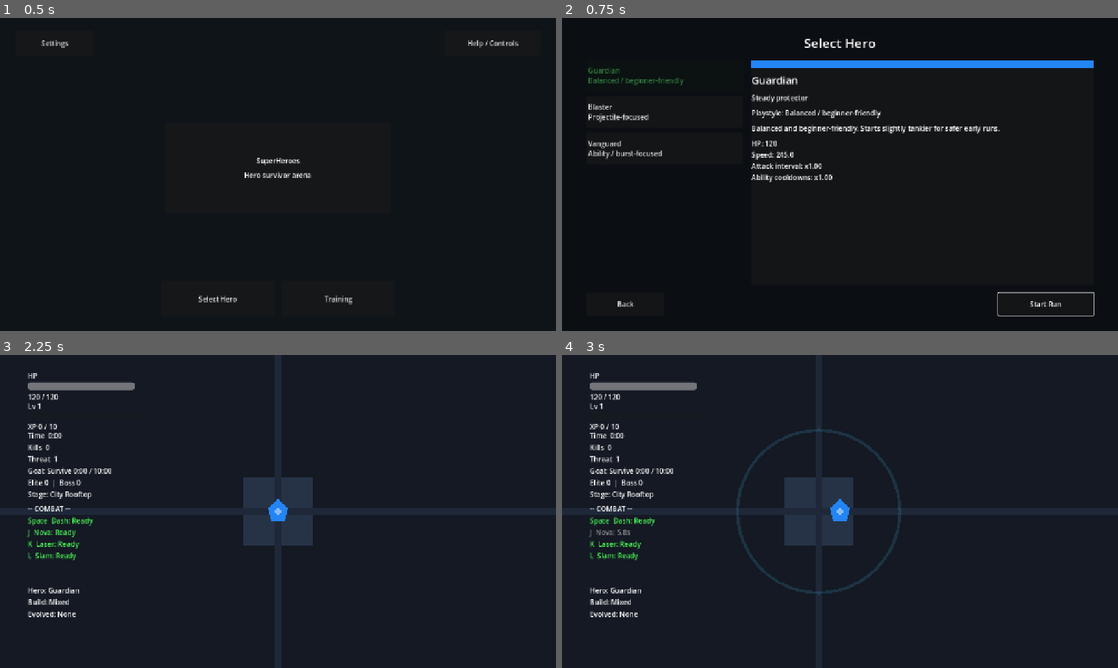
Above: before the commit, frames 1-4 (two rows, left to right).
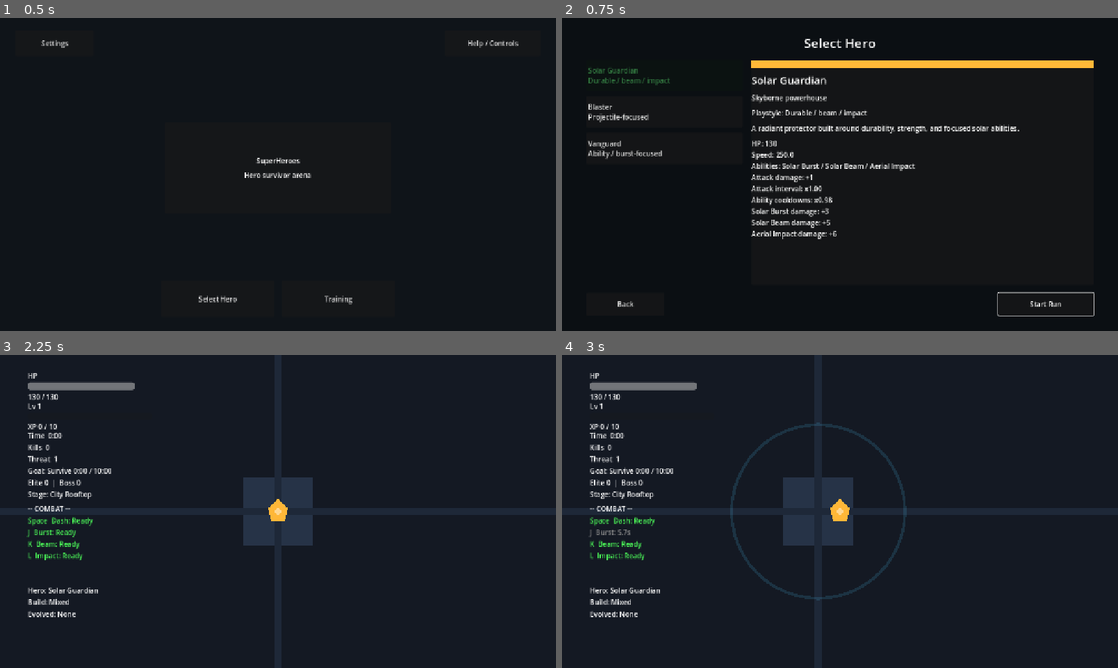
Above: after the commit, the same moments.

Repository: StanisRyz/SuperHeroes
Game: Godot game, scene res://scenes/main/Main.tscn
The game is run twice, just before and just after one commit, with the same random seed, the same clock (stepped at 60 frames per second) and the same inputs.
Inputs (mouse positions are in pixels of both pictures, inside the frame that each line leads up to):
- Up to frame 1 (0.5 s): no input
- Up to frame 2 (0.75 s): click "Select Hero" at 0.5 s
- Up to frame 3 (2.25 s): click "Start Run" at 1.25 s; click "Start Run" at 2 s
- Up to frame 4 (3 s): tap Enter at 2.75 s; move the mouse to (962, 495) at 2.77 s; hold D (move_right) from 2.78 s (still down); hold J (ability_1) from 2.78 s (still down); click (962, 495) at 2.92 s

Frame 1 is identical in both runs. In frame 2, 4.4% of the frame differs, in the area x 4-96%, y 13-71%; in frame 3, 0.6%; in frame 4, 2.4%.

Commit message:
Rework Guardian as solar powerhouse
Rework Guardian into an original solar/flying powerhouse archetype:
- Update Guardian identity, description, playstyle, and starting modifiers.
- Add Guardian-specific ability presentation for radiant burst, solar beam, and aerial impact fantasy.
- Preserve global ability input slots and existing cooldown/mobile HUD flow.
- Keep Blaster and Vanguard unchanged.
- Keep Per-Hero Training compatibility.
- Avoid all licensed DC/Marvel/Superman naming.
- Update README.md, Agents.md, and gameplay validation docs if present.

Diff:
--- a/scenes/abilities/AbilityManager.gd
+++ b/scenes/abilities/AbilityManager.gd
@@ -40,6 +40,7 @@
 
 var _cooldowns := {1: 0.0, 2: 0.0, 3: 0.0}
 var _last_emitted := {1: -1.0, 2: -1.0, 3: -1.0}
+var _ability_display_names: Dictionary = {}
 
 
 func setup(new_player: Node2D, new_enemy_container: Node) -> void:
@@ -49,6 +50,13 @@
 
 func setup_feedback_manager(fm: Node) -> void:
 	_feedback_manager = fm
+	_emit_cooldown_changed(1, true)
+	_emit_cooldown_changed(2, true)
+	_emit_cooldown_changed(3, true)
+
+
+func set_ability_display_names(names: Dictionary) -> void:
+	_ability_display_names = names.duplicate(true)
 	_emit_cooldown_changed(1, true)
 	_emit_cooldown_changed(2, true)
 	_emit_cooldown_changed(3, true)
@@ -87,7 +95,8 @@
 		1:
 			return {
 				"id": "nova_pulse",
-				"display_name": "Nova Pulse",
+				"display_name": _get_ability_display_name(1, "Nova Pulse"),
+				"short_name": _get_ability_short_name(1, "Nova"),
 				"input_action": "ability_1",
 				"cooldown_remaining": _cooldowns[1],
 				"cooldown_total": nova_cooldown
@@ -95,7 +104,8 @@
 		2:
 			return {
 				"id": "laser_beam",
-				"display_name": "Laser Beam",
+				"display_name": _get_ability_display_name(2, "Laser Beam"),
+				"short_name": _get_ability_short_name(2, "Beam"),
 				"input_action": "ability_2",
 				"cooldown_remaining": _cooldowns[2],
 				"cooldown_total": laser_cooldown
@@ -103,7 +113,8 @@
 		3:
 			return {
 				"id": "hero_slam",
-				"display_name": "Hero Slam",
+				"display_name": _get_ability_display_name(3, "Hero Slam"),
+				"short_name": _get_ability_short_name(3, "Slam"),
 				"input_action": "ability_3",
 				"cooldown_remaining": _cooldowns[3],
 				"cooldown_total": slam_cooldown
@@ -367,3 +378,13 @@
 		2: return laser_cooldown
 		3: return slam_cooldown
 	return 0.0
+
+
+func _get_ability_display_name(slot: int, fallback: String) -> String:
+	var data: Dictionary = _ability_display_names.get(slot, {})
+	return str(data.get("display_name", fallback))
+
+
+func _get_ability_short_name(slot: int, fallback: String) -> String:
+	var data: Dictionary = _ability_display_names.get(slot, {})
+	return str(data.get("short_name", data.get("display_name", fallback)))
--- a/scenes/heroes/HeroApplier.gd
+++ b/scenes/heroes/HeroApplier.gd
@@ -28,14 +28,19 @@
 			auto_attack.set("attack_interval", maxf(float(auto_attack.get("attack_interval")) * float(stats["attack_interval_multiplier"]), 0.05))
 
 	if ability_manager != null:
+		if hero.has("ability_names") and ability_manager.has_method("set_ability_display_names"):
+			ability_manager.set_ability_display_names(hero.get("ability_names", {}))
 		var cooldown_multiplier := float(stats.get("ability_cooldown_multiplier", 1.0))
 		if not is_equal_approx(cooldown_multiplier, 1.0):
 			_apply_cooldown_multiplier(ability_manager, "nova_cooldown", cooldown_multiplier)
 			_apply_cooldown_multiplier(ability_manager, "laser_cooldown", cooldown_multiplier)
 			_apply_cooldown_multiplier(ability_manager, "slam_cooldown", cooldown_multiplier)
 		_add_number(ability_manager, "nova_damage", stats.get("nova_damage_bonus", 0))
+		_add_number(ability_manager, "nova_radius", stats.get("nova_radius_bonus", 0.0))
 		_add_number(ability_manager, "laser_damage", stats.get("laser_damage_bonus", 0))
+		_add_number(ability_manager, "laser_width", stats.get("laser_width_bonus", 0.0))
 		_add_number(ability_manager, "slam_damage", stats.get("slam_damage_bonus", 0))
+		_add_number(ability_manager, "slam_radius", stats.get("slam_radius_bonus", 0.0))
 
 
 static func _apply_cooldown_multiplier(target: Node, property_name: String, multiplier: float) -> void:
@@ -45,6 +50,10 @@
 
 
 static func _add_number(target: Node, property_name: String, amount) -> void:
-	if int(amount) == 0 or target.get(property_name) == null:
+	if is_zero_approx(float(amount)) or target.get(property_name) == null:
 		return
-	target.set(property_name, int(target.get(property_name)) + int(amount))
+	var current = target.get(property_name)
+	if current is int:
+		target.set(property_name, int(current) + int(amount))
+	else:
+		target.set(property_name, float(current) + float(amount))
--- a/scenes/heroes/HeroDataProvider.gd
+++ b/scenes/heroes/HeroDataProvider.gd
@@ -5,21 +5,32 @@
 var _heroes: Array[Dictionary] = [
 	{
 		"id": "guardian",
-		"display_name": "Guardian",
-		"subtitle": "Steady protector",
-		"description": "Balanced and beginner-friendly. Starts slightly tankier for safer early runs.",
-		"playstyle": "Balanced / beginner-friendly",
+		"display_name": "Solar Guardian",
+		"subtitle": "Skyborne powerhouse",
+		"description": "A radiant protector built around durability, strength, and focused solar abilities.",
+		"playstyle": "Durable / beam / impact",
 		"unlocked_by_default": true,
 		"unlock_cost": 0,
 		"stats": {
-			"max_health": 120,
-			"speed": 245.0,
-			"attack_damage_bonus": 0,
+			"max_health": 130,
+			"speed": 250.0,
+			"attack_damage_bonus": 1,
 			"attack_interval_multiplier": 1.0,
-			"ability_cooldown_multiplier": 1.0,
+			"ability_cooldown_multiplier": 0.98,
+			"nova_damage_bonus": 3,
+			"nova_radius_bonus": 15.0,
+			"laser_damage_bonus": 5,
+			"laser_width_bonus": 10.0,
+			"slam_damage_bonus": 6,
+			"slam_radius_bonus": 10.0,
 		},
-		"starting_modifiers": {"bonus": "Slightly tankier."},
-		"color": Color(0.14, 0.52, 0.96, 1.0),
+		"ability_names": {
+			1: {"display_name": "Solar Burst", "short_name": "Burst"},
+			2: {"display_name": "Solar Beam", "short_name": "Beam"},
+			3: {"display_name": "Aerial Impact", "short_name": "Impact"},
+		},
+		"starting_modifiers": {"bonus": "Higher durability, focused beam power, and radiant impact abilities."},
+		"color": Color(1.0, 0.72, 0.22, 1.0),
 	},
 	{
 		"id": "blaster",
--- a/scenes/ui/CharacterSelect.gd
+++ b/scenes/ui/CharacterSelect.gd
@@ -225,6 +225,13 @@
 	var lines: PackedStringArray = []
 	lines.append("HP: %s" % stats.get("max_health", "-"))
 	lines.append("Speed: %s" % stats.get("speed", "-"))
+	var ability_names: Dictionary = hero.get("ability_names", {})
+	if not ability_names.is_empty():
+		lines.append("Abilities: %s / %s / %s" % [
+			_get_ability_display_name(ability_names, 1, "Nova Pulse"),
+			_get_ability_display_name(ability_names, 2, "Laser Beam"),
+			_get_ability_display_name(ability_names, 3, "Hero Slam"),
+		])
 	if int(stats.get("attack_damage_bonus", 0)) != 0:
 		lines.append("Attack damage: +%d" % int(stats.get("attack_damage_bonus", 0)))
 	if int(stats.get("projectile_count_bonus", 0)) != 0:
@@ -234,9 +241,11 @@
 	if stats.has("ability_cooldown_multiplier"):
 		lines.append("Ability cooldowns: x%.2f" % float(stats["ability_cooldown_multiplier"]))
 	if int(stats.get("nova_damage_bonus", 0)) != 0:
-		lines.append("Nova damage: +%d" % int(stats.get("nova_damage_bonus", 0)))
+		lines.append("%s damage: +%d" % [_get_ability_display_name(ability_names, 1, "Nova"), int(stats.get("nova_damage_bonus", 0))])
+	if int(stats.get("laser_damage_bonus", 0)) != 0:
+		lines.append("%s damage: +%d" % [_get_ability_display_name(ability_names, 2, "Laser"), int(stats.get("laser_damage_bonus", 0))])
 	if int(stats.get("slam_damage_bonus", 0)) != 0:
-		lines.append("Slam damage: +%d" % int(stats.get("slam_damage_bonus", 0)))
+		lines.append("%s damage: +%d" % [_get_ability_display_name(ability_names, 3, "Slam"), int(stats.get("slam_damage_bonus", 0))])
 	_stats_label.text = "\n".join(lines)
 
 	var selected_locked := _is_hero_locked(hero)
@@ -266,6 +275,11 @@
 	return {}
 
 
+func _get_ability_display_name(ability_names: Dictionary, slot: int, fallback: String) -> String:
+	var data: Dictionary = ability_names.get(slot, {})
+	return str(data.get("display_name", fallback))
+
+
 func _has_hero(hero_id: String) -> bool:
 	for hero in _heroes:
 		if str(hero.get("id", "")) == hero_id:
--- a/scenes/ui/GameHUD.gd
+++ b/scenes/ui/GameHUD.gd
@@ -7,6 +7,11 @@
 var _run_manager: Node = null
 var _target_run_time: float = 600.0
 var _evolution_manager: Node = null
+var _ability_names: Dictionary = {
+	1: "Nova",
+	2: "Laser",
+	3: "Slam",
+}
 
 @onready var health_bar: ProgressBar = get_node_or_null("Root/HealthPanel/PlayerHealthBar")
 @onready var health_label: Label = get_node_or_null("Root/HealthPanel/PlayerHealthLabel")
@@ -142,6 +147,7 @@
 		var states: Dictionary = ability_manager.get_all_ability_states()
 		for slot: int in states.keys():
 			var state: Dictionary = states[slot]
+			_ability_names[slot] = str(state.get("short_name", state.get("display_name", _ability_names.get(slot, "Ability"))))
 			_update_ability_cooldown(slot, float(state.get("cooldown_remaining", 0.0)), float(state.get("cooldown_total", 0.0)))
 
 
@@ -153,18 +159,22 @@
 		1:
 			if ability_cooldown_label == null:
 				return
-			ability_cooldown_label.text = "J  Nova: %s" % cd_text
+			ability_cooldown_label.text = "J  %s: %s" % [_get_ability_name(1, "Nova"), cd_text]
 			ability_cooldown_label.modulate = color
 		2:
 			if laser_cooldown_label == null:
 				return
-			laser_cooldown_label.text = "K  Laser: %s" % cd_text
+			laser_cooldown_label.text = "K  %s: %s" % [_get_ability_name(2, "Laser"), cd_text]
 			laser_cooldown_label.modulate = color
 		3:
 			if slam_cooldown_label == null:
 				return
-			slam_cooldown_label.text = "L  Slam: %s" % cd_text
+			slam_cooldown_label.text = "L  %s: %s" % [_get_ability_name(3, "Slam"), cd_text]
 			slam_cooldown_label.modulate = color
+
+
+func _get_ability_name(slot: int, fallback: String) -> String:
+	return str(_ability_names.get(slot, fallback))
 
 
 func _update_dash_cooldown(cooldown_remaining: float, _cooldown_total: float) -> void:
--- a/scenes/ui/MobileControls.gd
+++ b/scenes/ui/MobileControls.gd
@@ -15,6 +15,11 @@
 var _movement_direction := Vector2.ZERO
 var _settings_manager: Node
 var _input_blocker: Callable
+var _ability_button_labels: Dictionary = {
+	1: "Nova",
+	2: "Beam",
+	3: "Slam",
+}
 
 @onready var joystick_touch_area: Control = get_node_or_null("Root/JoystickArea")
 @onready var joystick_base: Control = get_node_or_null("Root/JoystickArea/Base")
@@ -73,6 +78,7 @@
 
 
 func setup_ability_manager(ability_manager: Node) -> void:
+	_read_ability_button_labels(ability_manager)
 	_update_ability_button(0.0)
 	_update_beam_button(0.0)
 	_update_slam_button(0.0)
@@ -261,19 +267,19 @@
 func _update_ability_button(cooldown_remaining: float) -> void:
 	if ability_button == null:
 		return
-	ability_button.text = "Nova" if cooldown_remaining <= 0.0 else "%.1f" % cooldown_remaining
+	ability_button.text = str(_ability_button_labels.get(1, "Nova")) if cooldown_remaining <= 0.0 else "%.1f" % cooldown_remaining
 
 
 func _update_beam_button(cooldown_remaining: float) -> void:
 	if beam_button == null:
 		return
-	beam_button.text = "Beam" if cooldown_remaining <= 0.0 else "%.1f" % cooldown_remaining
+	beam_button.text = str(_ability_button_labels.get(2, "Beam")) if cooldown_remaining <= 0.0 else "%.1f" % cooldown_remaining
 
 
 func _update_slam_button(cooldown_remaining: float) -> void:
 	if slam_button == null:
 		return
-	slam_button.text = "Slam" if cooldown_remaining <= 0.0 else "%.1f" % cooldown_remaining
+	slam_button.text = str(_ability_button_labels.get(3, "Slam")) if cooldown_remaining <= 0.0 else "%.1f" % cooldown_remaining
 
 
 func _update_dash_button(cooldown_remaining: float) -> void:
@@ -288,3 +294,12 @@
 		forced = forced or bool(_settings_manager.get_setting("force_mobile_controls", false))
 
 	visible = forced or DisplayServer.is_touchscreen_available()
+
+
+func _read_ability_button_labels(ability_manager: Node) -> void:
+	if ability_manager == null or not ability_manager.has_method("get_all_ability_states"):
+		return
+	var states: Dictionary = ability_manager.get_all_ability_states()
+	for slot in states:
+		var state: Dictionary = states[slot]
+		_ability_button_labels[int(slot)] = str(state.get("short_name", state.get("display_name", _ability_button_labels.get(int(slot), "Ability"))))
Not shown, changed: Agents.md
Not shown, changed: README.md
Not shown, changed: docs/validation/gameplay_validation.md
